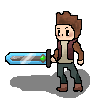
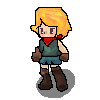
Two versions of the same layered image (100×100). Layer-by-layer changes:
hid group "Group 1" (6 layers) over [5, 7, 90, 98]
painted on "Layer 9" over [10, 69, 90, 98]
showed group "Char 1" (7 layers) over [7, 7, 90, 98]
